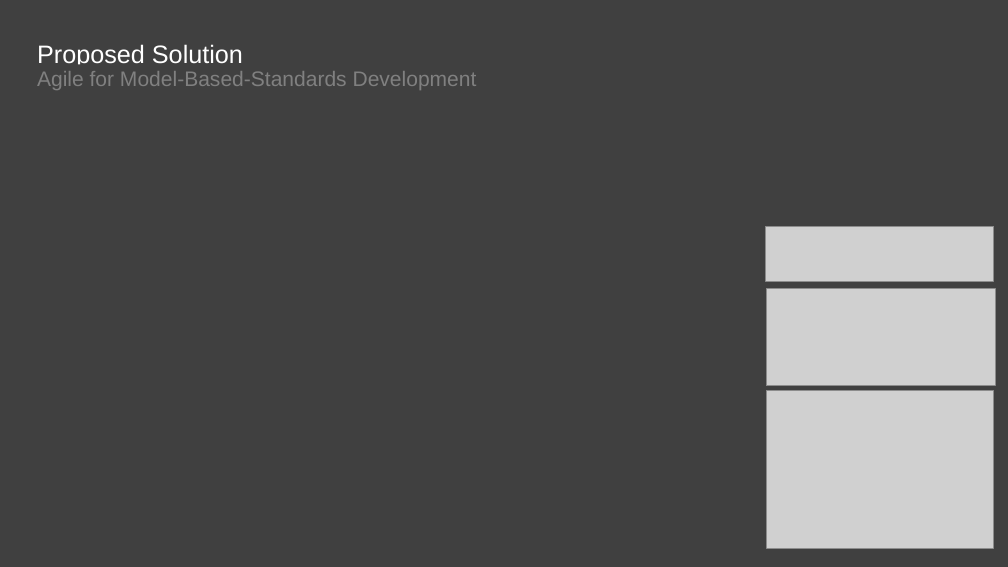
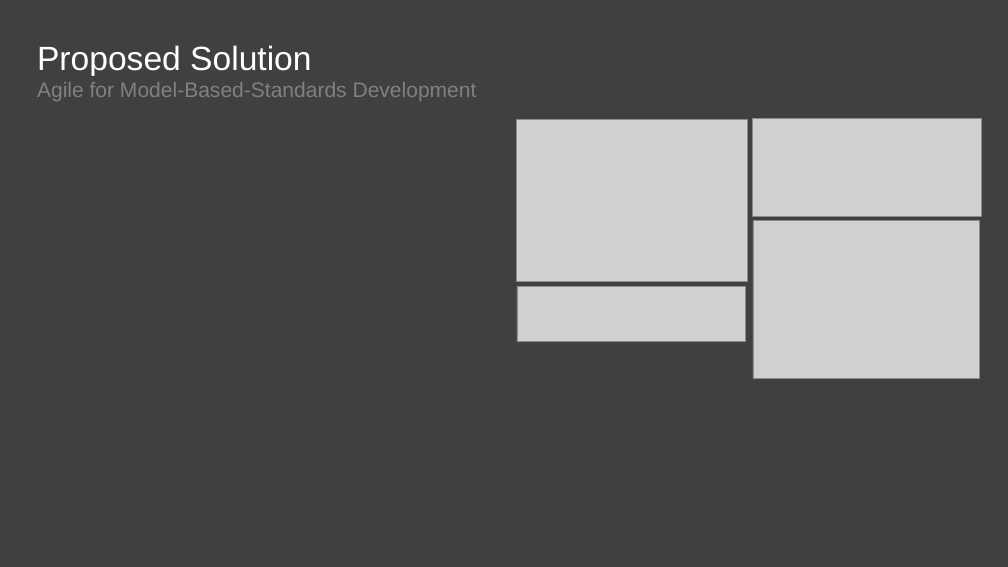
Before and after one commit to agile4mbsd/papers, a slide deck: slide 5 of 01 - Agile for Model-Based Standards Development/D - Presentations/PDES.Presentation.pptx. Drawn at 1008x567 pixels with LibreOffice and Linux fonts; fonts in the diff are those of the drawing; grey boxes stand for pictures; background and template pictures are left out. Boxes give left, top, right and bottom in pixels: in the first picture for what was removed or moved away, otherwise in the second. Text is boxed around its words. In the diff, an @@ line names an element or a change of style, - is before the commit and + after.

```diff
--- a/01 - Agile for Model-Based Standards Development/D - Presentations/PDES.Presentation.pptx
+++ b/01 - Agile for Model-Based Standards Development/D - Presentations/PDES.Presentation.pptx
@@ title "Proposed Solution" at (x1=37, y1=45, x2=311, y2=76): size 24 to 32 pt @@
@@ text "Agile for Model-Based-Standards Development" moved from (x1=37, y1=71, x2=477, y2=90) to (x1=37, y1=82, x2=477, y2=101) @@
@@ picture added at (x1=516, y1=119, x2=748, y2=281) @@
@@ picture moved from (x1=766, y1=288, x2=995, y2=386) to (x1=752, y1=119, x2=982, y2=216) @@
@@ picture added at (x1=753, y1=221, x2=980, y2=378) @@
@@ picture moved from (x1=765, y1=226, x2=994, y2=281) to (x1=517, y1=287, x2=746, y2=342) @@
@@ picture removed at (x1=767, y1=391, x2=994, y2=548) @@
```
Also in this commit, not shown: 5 other slides changed, 1 other file.
